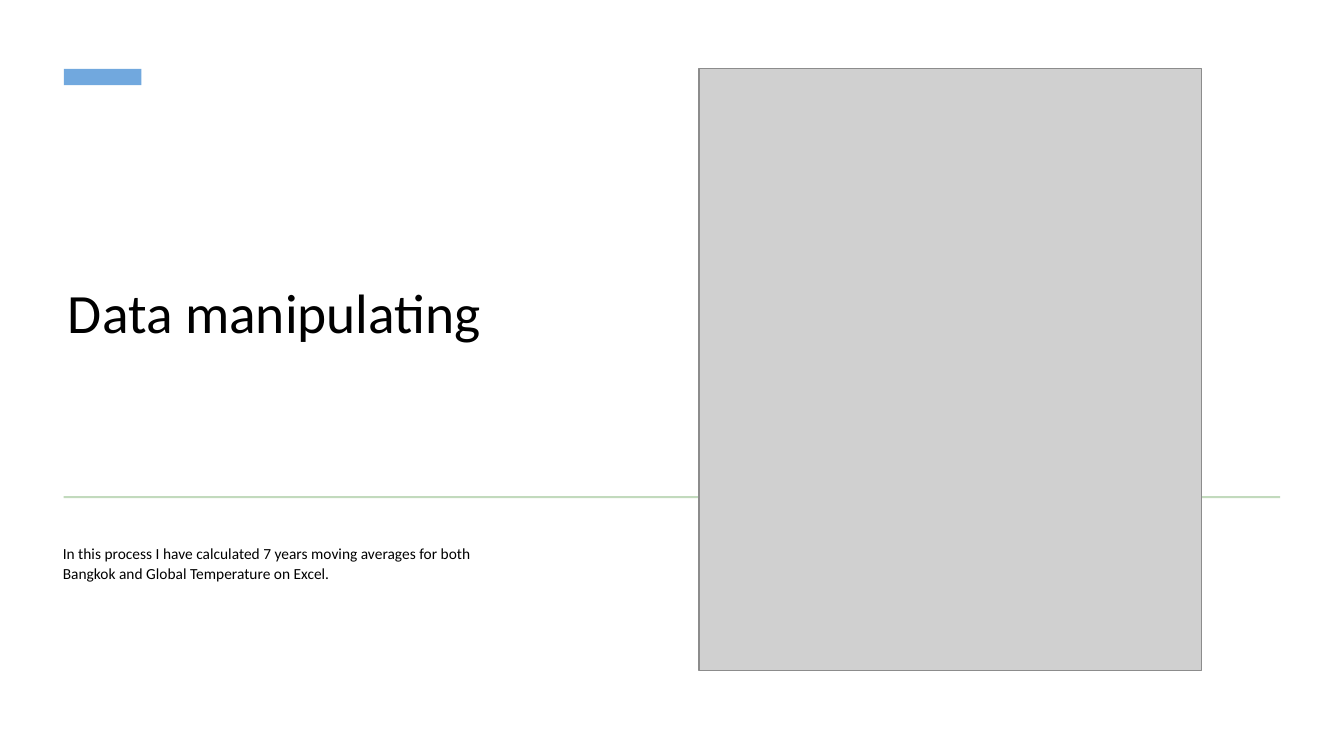
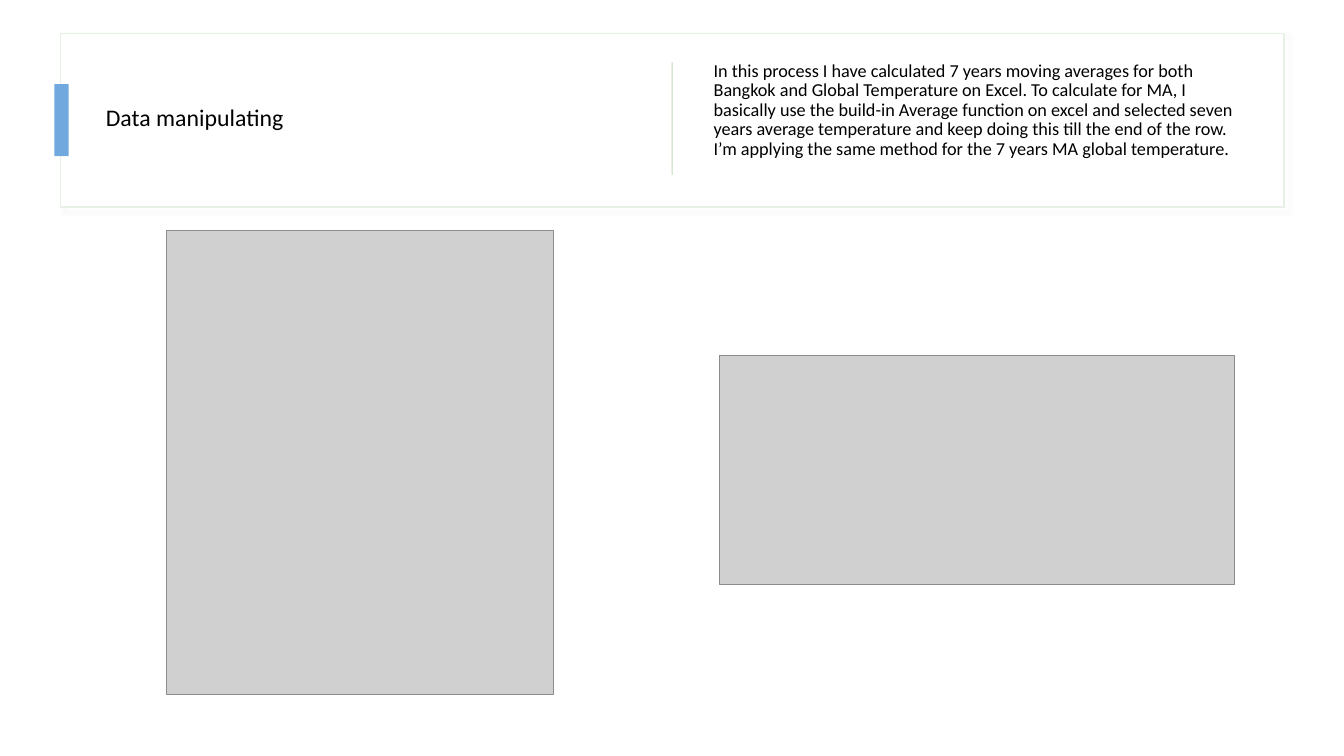
Before and after one commit to isaphu/Project-Weather-Trends, a slide deck: slide 3 of Bangkok Vs.pptx. Drawn at 1344x756 pixels with LibreOffice and Linux fonts; fonts in the diff are those of the drawing; grey boxes stand for pictures. Boxes give left, top, right and bottom in pixels: in the first picture for what was removed or moved away, otherwise in the second. Text is boxed around its words. In the diff, an @@ line names an element or a change of style, - is before the commit and + after.

```diff
--- a/Bangkok Vs.pptx
+++ b/Bangkok Vs.pptx
@@ rectangle added at [0, 0, 1344, 756], fill #FFFFFF @@
@@ rectangle added at [60, 33, 1285, 207], fill #FFFFFF, outline #E7F0E5 1 pt @@
@@ title "Data manipulating": place and size @@
-title "Data manipulating" at [68, 294, 481, 343]
+title "Data manipulating" at [106, 109, 283, 130]
@@ title "Data manipulating" at [106, 109, 283, 130]: size 39.6 to 17 pt; alignment centre to left; vertical alignment bottom to middle @@
@@ subtitle "In this process I have ..." at [714, 64, 1233, 158]: vertical alignment top to middle @@
@@ rectangle added at [54, 85, 69, 157], fill #71A8DE @@
@@ rectangle removed at [64, 69, 142, 85] @@
@@ rectangle added at [672, 62, 673, 175], fill #C2DABD @@
@@ subtitle at [714, 64, 1233, 158]: text changed; size 11 to 12.9 pt @@
-In this process I have calculated 7 years moving averages for both Bangkok and Global Temperature on Excel.
+In this process I have calculated 7 years moving averages for both Bangkok and Global Temperature on Excel. To calculate for MA, I basically use the build-in Average function on excel and selected seven years average temperature and keep doing this till the end of the row. I’m applying the same method for the 7 years MA global temperature.
@@ picture: place and size @@
-picture at [699, 69, 1201, 670]
+picture at [166, 231, 554, 695]
@@ picture added at [720, 356, 1235, 585] @@
@@ rectangle removed at [64, 496, 1280, 498] @@
```
Also in this commit, not shown: 3 other slides changed, 2 other files.
